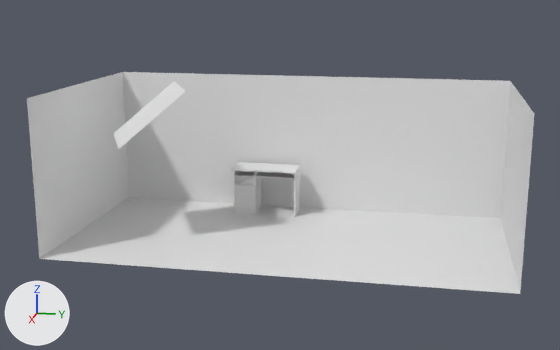
Two versions of the Blender file table/table.blend, one commit apart.
Camera for both pictures: a 50 mm lens placed at (11.64, 2.0, 3.43), pointed at (1.47, -0.03, 0.88). Every picture has the same lights, and +X, +Y and +Z are marked at lower left. Materials are left out; every surface is plain grey.

Names of what the first picture shows: 'Door', 'Drawer', 'LightEmissive', 'Plane', 'Slider', 'Table', 'Top'.
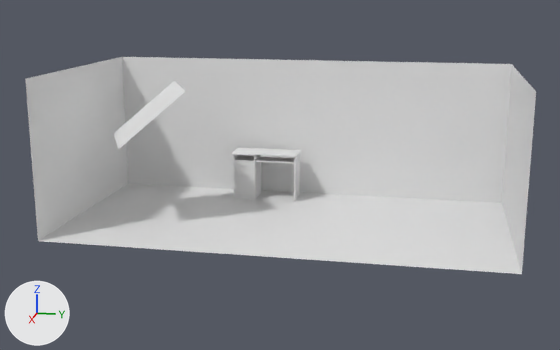
What differs and where, as boxes (x1, y1, x2, y2) in the pictures (560 x 350 px):
'Plane', moved: before (27, 72, 534, 294); after (25, 57, 536, 274)
'Desk', added: after (231, 148, 301, 202)
'Door', moved: before (235, 185, 254, 209); after (235, 169, 254, 194)
'Table', deleted: before (234, 168, 300, 217)
'Top', deleted: before (231, 162, 301, 174)
'Slider', moved, rescaled: before (256, 172, 294, 179); after (255, 157, 294, 164)
'Drawer', moved: before (235, 177, 254, 186); after (235, 161, 254, 170)
part 3 of me_cube_005, cut back: before (256, 176, 293, 179); after (256, 161, 293, 164)

The change, as a list of edits to the scene's bpy script:
```text
Change me_cube_009:
    used by ob_door; parent = ob_table; location = (0.407, -0.951, 0.24)
    remove me_cube_009.from_pydata(...)  # 8 vertices, 6 faces; spans x -0.02..-0.003, y 0.0..0.297, z -0.188..0.188
    add me_cube_009.from_pydata(...)  # 44 vertices, 36 faces; spans x -0.02..0.017, y 0.0..0.297, z -0.188..0.188
    me_cube_009 part 2: the surface is now shaded smooth
Change me_cube_008:
    used by ob_drawer; parent = ob_table; location = (0.218, -0.803, 0.494)
    remove me_cube_008.from_pydata(...)  # 40 vertices, 30 faces; spans x -0.188..0.188, y -0.15..0.15, z -0.064..0.064
    add me_cube_008.from_pydata(...)  # 76 vertices, 60 faces; spans x -0.188..0.207, y -0.15..0.15, z -0.064..0.064
    me_cube_008 part 1: 30 kept faces spanning x -0.188..0.188, y -0.15..0.15, z -0.064..0.064 are now shaded flat
Change me_cube_005:
    where me_cube_005.from_pydata(...)  # 12 vertices, 10 faces; spans x -0.312..0.312, y -0.294..0.294, z -0.01..0.01
    used by ob_slider; parent = ob_table; location = (0.241, -0.336, 0.57); scale = (0.513, 0.99, 1.0)
    verts and faces of me_cube_005; kept vertices keep their numbers, new ones are numbered from 12
    before: 4 (0.312, -0.288, -0.004) at pixel (256, 177), 5 (0.306, -0.294, -0.01) at pixel (255, 177), 6 (0.306, -0.294, 0.01) at pixel (255, 176), 7 (0.312, -0.288, 0.004) at pixel (256, 176), 8 (0.312, 0.291, -0.004) at pixel (292, 178)
    before: 9 (0.306, 0.294, -0.01) at pixel (293, 179), 10 (0.312, 0.291, 0.004) at pixel (292, 178), 11 (0.306, 0.294, 0.01) at pixel (293, 177)
    me_cube_005 part 3
    add delete_vertices([4, 7, 8, 10])  # with the faces that use them
    add faces += [(5, 9, 11, 6)]
Add me_base:
    me_base.from_pydata(...)  # 82 vertices, 68 faces; spans x -0.001..0.454, y -1.0..0.005, z -0.03..0.688
    me_base.polygons.foreach_set('use_smooth', [True] * 68)
Change ob_plane:
    ob_plane.location: (0.0, 0.0, 0.0) -> (0.0, 0.0, 0.242)
Remove ob_table:
    ob_table = bpy.data.objects.new('Table', me_cube_010)
    ob_table.location = (0.0, 0.0, 0.0)
Change ob_door:
    ob_door.parent: ob_table -> ob_desk
Change ob_drawer:
    ob_drawer.parent: ob_table -> ob_desk
    ob_drawer.location: (0.218, -0.803, 0.494) -> (0.216, -0.803, 0.494)
Remove ob_drawerhandle:
    ob_drawerhandle = bpy.data.objects.new('DrawerHandle', me_cube_016)
    ob_drawerhandle.parent = ob_drawer
    ob_drawerhandle.matrix_parent_inverse = Matrix(((1.0, 0.0, 0.0, -0.218), (0.0, 1.0, 0.0, 0.803), (0.0, 0.0, 1.0, -0.494), (0.0, 0.0, 0.0, 1.0)))
    ob_drawerhandle.location = (0.406, -0.752, 0.499)
Change ob_slider:
    ob_slider.parent: ob_table -> ob_desk
    ob_slider.location: (0.241, -0.336, 0.57) -> (0.259, -0.332, 0.57)
    ob_slider.scale: (0.513, 0.99, 1.0) -> (0.513, 0.982, 1.0)
Remove ob_slidersupportleft:
    ob_slidersupportleft = bpy.data.objects.new('SliderSupportLeft', me_cube_019)
    ob_slidersupportleft.parent = ob_slider
    ob_slidersupportleft.matrix_parent_inverse = Matrix(((1.948, 0.0, 0.0, -0.47), (0.0, 1.011, 0.0, 0.339), (0.0, 0.0, 1.0, -0.57), (0.0, 0.0, 0.0, 1.0)))
    ob_slidersupportleft.location = (0.237, -0.632, 0.57)
    ob_slidersupportleft.rotation_euler = (0.0, 3.142, 0.0)  # degrees (0, 180, 0)
    ob_slidersupportleft.scale = (-0.513, -0.215, -1.0)
Remove ob_top:
    ob_top = bpy.data.objects.new('Top', me_cubeziercurve_001)
    ob_top.parent = ob_table
    ob_top.location = (0.0, 0.0, 0.0)
    ob_top.rotation_euler = (3.142, 0.0, 1.571)  # degrees (180, 0, 90)
    ob_top.scale = (0.5, 0.5, 0.66)
Add ob_desk:
    ob_desk = bpy.data.objects.new('Desk', me_base)
    ob_desk.location = (0.0, 0.0, 0.242)
```
